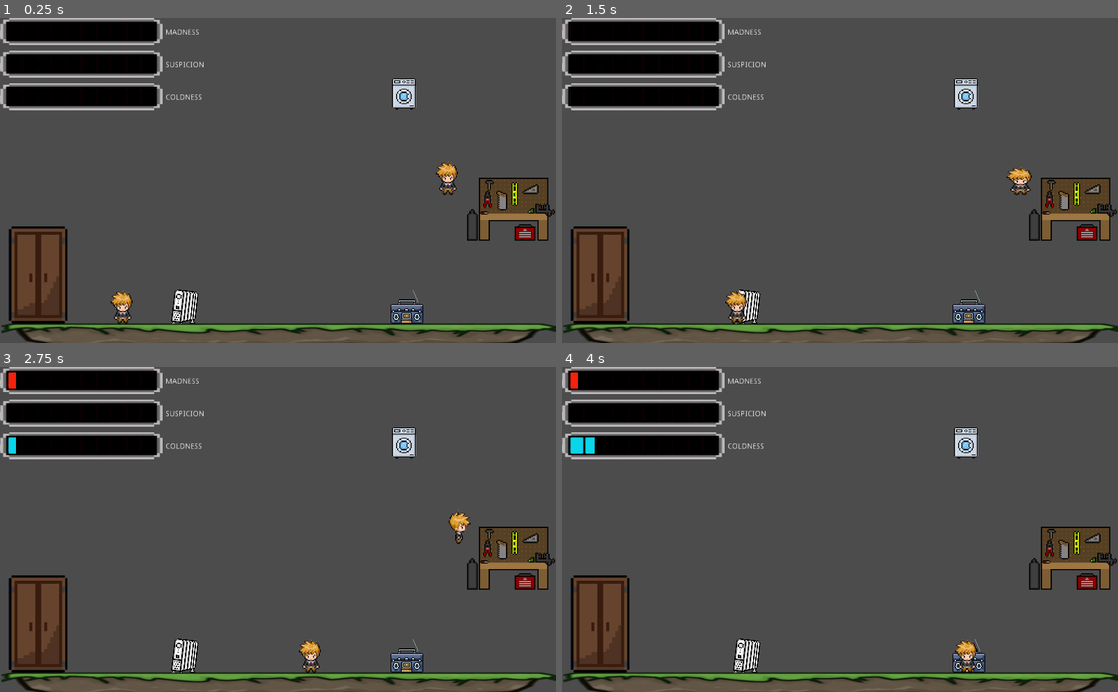
Above: before the commit, frames 1-4 (two rows, left to right).
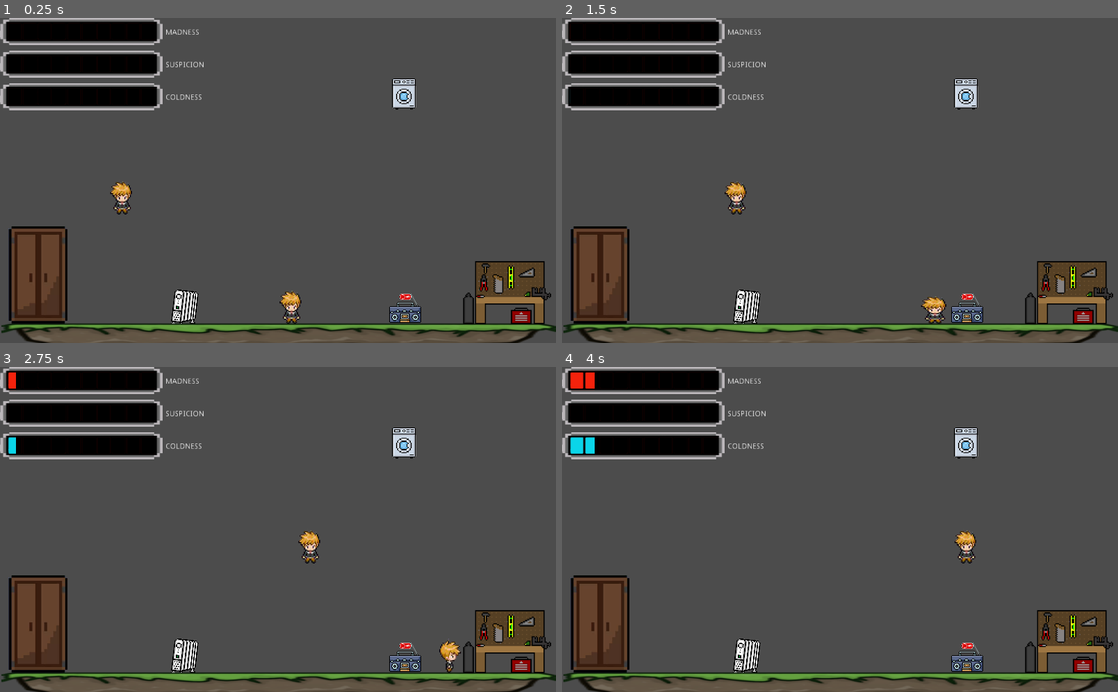
Above: after the commit, the same moments.

Repository: Gaspary23/Sombras_da_Familia
Game: Godot game, scene res://Game/Game.tscn
Two runs of this game, one before a commit and one after it. Both use one fixed random seed, a clock stepped at 60 frames per second and the inputs below.
Inputs:
- Up to frame 1 (0.25 s): no input
- Up to frame 2 (1.5 s): tap Enter at 0.5 s; hold Right (right) 0.53-1.28 s; tap E (interact) at 0.6, 1.35 s; hold Down (down) from 1.28 s (still down)
- Up to frame 3 (2.75 s): release Down (down) at 2.03 s; hold Right (right) from 2.03 s (still down); tap E (interact) at 2.1 s
- Up to frame 4 (4 s): tap E (interact) at 2.85, 3.6 s; release Right (right) at 3.53 s; hold Left (left) from 3.53 s (still down)

The runs differ from the first frame. In frame 1, 5.7% of the frame differs, in the area x 19-100%, y 44-95%; in frame 2, 5.7%; in frame 3, 5.6%; in frame 4, 5.1%.

Commit message:
feat: radio switch

Diff:
--- a/Game/NPC.gd
+++ b/Game/NPC.gd
@@ -24,7 +24,6 @@
 
 
 func scripted():
-	print(self.currentState)
 	if (levelOfSuspission > 30):
 		self.currentState = State.checking
 	elif(currentState == State.waiting):
--- a/Items/Radio.gd
+++ b/Items/Radio.gd
@@ -1,6 +1,9 @@
 extends Area2D
 
 signal radio_playing
+
+
+onready var sprite = $AnimatedSprite
 onready var sound = $Monster_Theme
 var touchingPlayer = false
 
@@ -10,8 +13,10 @@
 		emit_signal("radio_playing")
 		if (not sound.is_playing()):
 			sound.play()
+			sprite.play("On")
 		else:
 			sound.stop()
+			sprite.play("Off")
 
 
 func _on_Radio_body_entered(_body: Node) -> void:
--- a/Items/Radio.tscn
+++ b/Items/Radio.tscn
@@ -1,20 +1,34 @@
-[gd_scene load_steps=6 format=2]
+[gd_scene load_steps=7 format=2]
 
 [ext_resource path="res://Items/Radio.gd" type="Script" id=1]
-[ext_resource path="res://Items/Radio.png" type="Texture" id=2]
+[ext_resource path="res://Items/Radio_Off.png" type="Texture" id=2]
 [ext_resource path="res://SFX/Monters_Inc_Theme.mp3" type="AudioStream" id=3]
-[ext_resource path="res://Items/RadioSwitch.tscn" type="PackedScene" id=4]
+[ext_resource path="res://Items/Radio_On.png" type="Texture" id=4]
+
+[sub_resource type="SpriteFrames" id=4]
+animations = [ {
+"frames": [ ExtResource( 2 ) ],
+"loop": true,
+"name": "Off",
+"speed": 5.0
+}, {
+"frames": [ ExtResource( 4 ) ],
+"loop": true,
+"name": "On",
+"speed": 5.0
+} ]
 
 [sub_resource type="RectangleShape2D" id=3]
-extents = Vector2( 30, 30.25 )
+extents = Vector2( 29, 27 )
 
 [node name="Radio" type="Area2D"]
 z_index = -1
 script = ExtResource( 1 )
 
-[node name="Sprite" type="Sprite" parent="."]
-scale = Vector2( 0.133333, 0.147619 )
-texture = ExtResource( 2 )
+[node name="AnimatedSprite" type="AnimatedSprite" parent="."]
+scale = Vector2( 0.13, 0.13 )
+frames = SubResource( 4 )
+animation = "Off"
 
 [node name="CollisionShape2D" type="CollisionShape2D" parent="."]
 visible = false
@@ -23,8 +37,5 @@
 [node name="Monster_Theme" type="AudioStreamPlayer" parent="."]
 stream = ExtResource( 3 )
 
-[node name="Switch" parent="." instance=ExtResource( 4 )]
-position = Vector2( 237, 512 )
-
 [connection signal="body_entered" from="." to="." method="_on_Radio_body_entered"]
 [connection signal="body_exited" from="." to="." method="_on_Radio_body_exited"]
--- a/Levels/Level.tscn
+++ b/Levels/Level.tscn
@@ -15,7 +15,10 @@
 [node name="Level" type="Node" groups=["Level1"]]
 
 [node name="Player" parent="." instance=ExtResource( 9 )]
-position = Vector2( 825, 327 )
+position = Vector2( 537, 565 )
+
+[node name="NPC" parent="." instance=ExtResource( 1 )]
+position = Vector2( 225, 331 )
 
 [node name="Scenery" type="Node" parent="."]
 
@@ -36,7 +39,7 @@
 shape = SubResource( 1 )
 
 [node name="Radio" parent="Scenery" instance=ExtResource( 10 )]
-position = Vector2( 749, 533 )
+position = Vector2( 746, 536 )
 
 [node name="Washing_Machine" parent="Scenery" instance=ExtResource( 8 )]
 position = Vector2( 744, 140 )
@@ -50,10 +53,7 @@
 position = Vector2( 70, 474 )
 
 [node name="WorkBench" parent="Scenery" instance=ExtResource( 6 )]
-position = Vector2( 940, 350 )
-
-[node name="NPC" parent="." instance=ExtResource( 1 )]
-position = Vector2( 226, 533 )
+position = Vector2( 933, 504 )
 
 [connection signal="input_event" from="Player" to="Player" method="_on_Player_input_event"]
 [connection signal="radio_playing" from="Scenery/Radio" to="Scenery/Washing_Machine" method="_on_Radio_radio_playing"]
Binary file changed: Items/OffSprite.png
Binary file changed: Items/OnSprite.png
Binary file added: Items/Radio_Off.png
Not shown, added: Items/Radio_Off.png.import
Binary file added: Items/Radio_On.png
Not shown, added: Items/Radio_On.png.import
